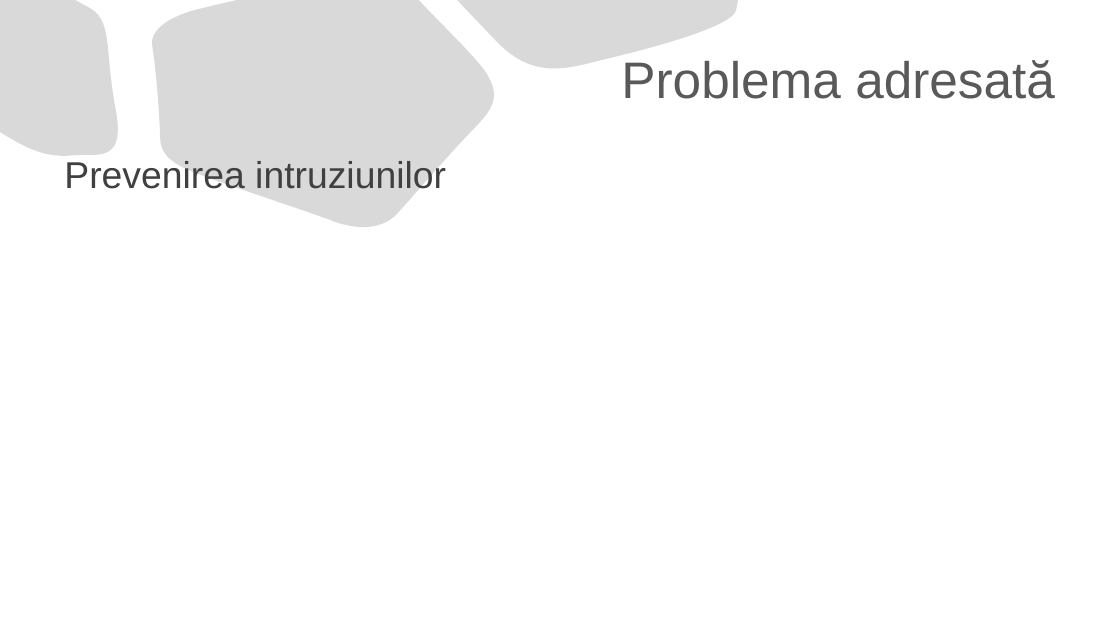
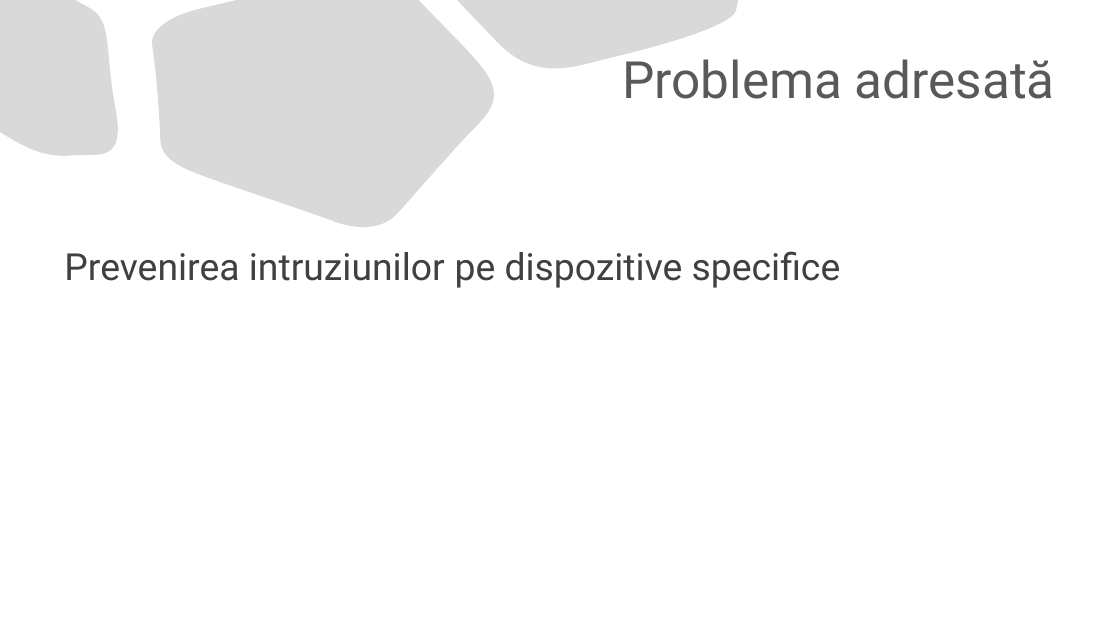
Before and after one commit to TheodorPredescu/Intrusion-Detection-and-Prevention-System, a slide deck: slide 3 of document/prezentare_scss.pptx. Drawn at 1120x630 pixels with LibreOffice and Linux fonts; fonts in the diff are those of the drawing. Boxes give left, top, right and bottom in pixels: in the first picture for what was removed or moved away, otherwise in the second. Text is boxed around its words. In the diff, an @@ line names an element or a change of style, - is before the commit and + after.

```diff
--- a/document/prezentare_scss.pptx
+++ b/document/prezentare_scss.pptx
@@ title "Problema adresată" at box(622, 59, 1055, 99): font Arial to Roboto @@
@@ text at box(64, 251, 841, 288): text changed; font Arial to Roboto @@
-Prevenirea intruziunilor
+Prevenirea intruziunilor pe dispozitive specifice
```
Also in this commit, not shown: 2 other slides changed, 2 slides added, 2 slides removed.
